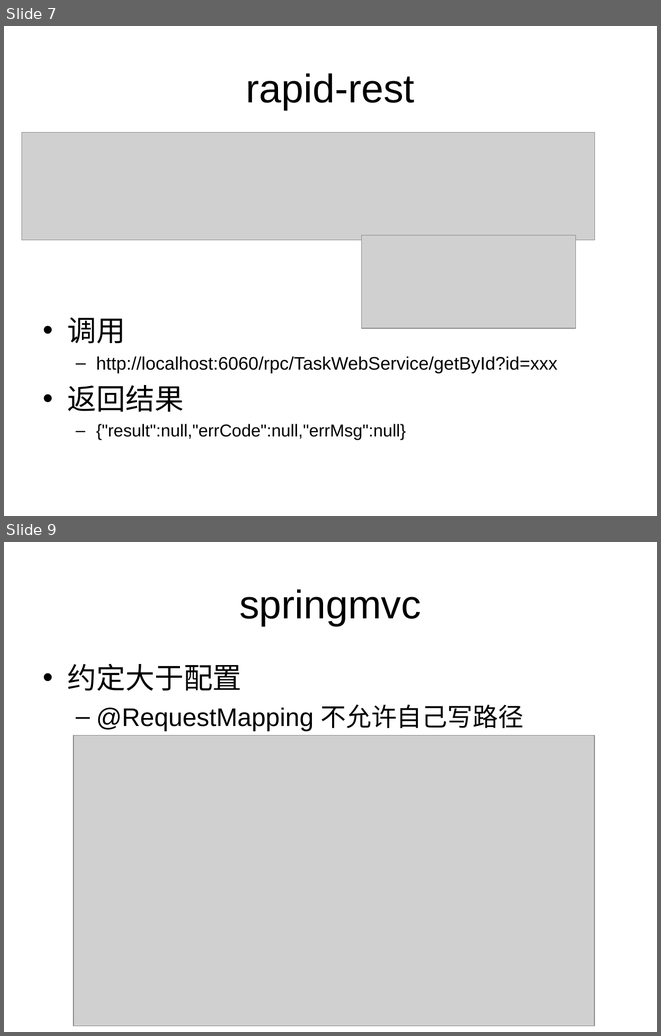
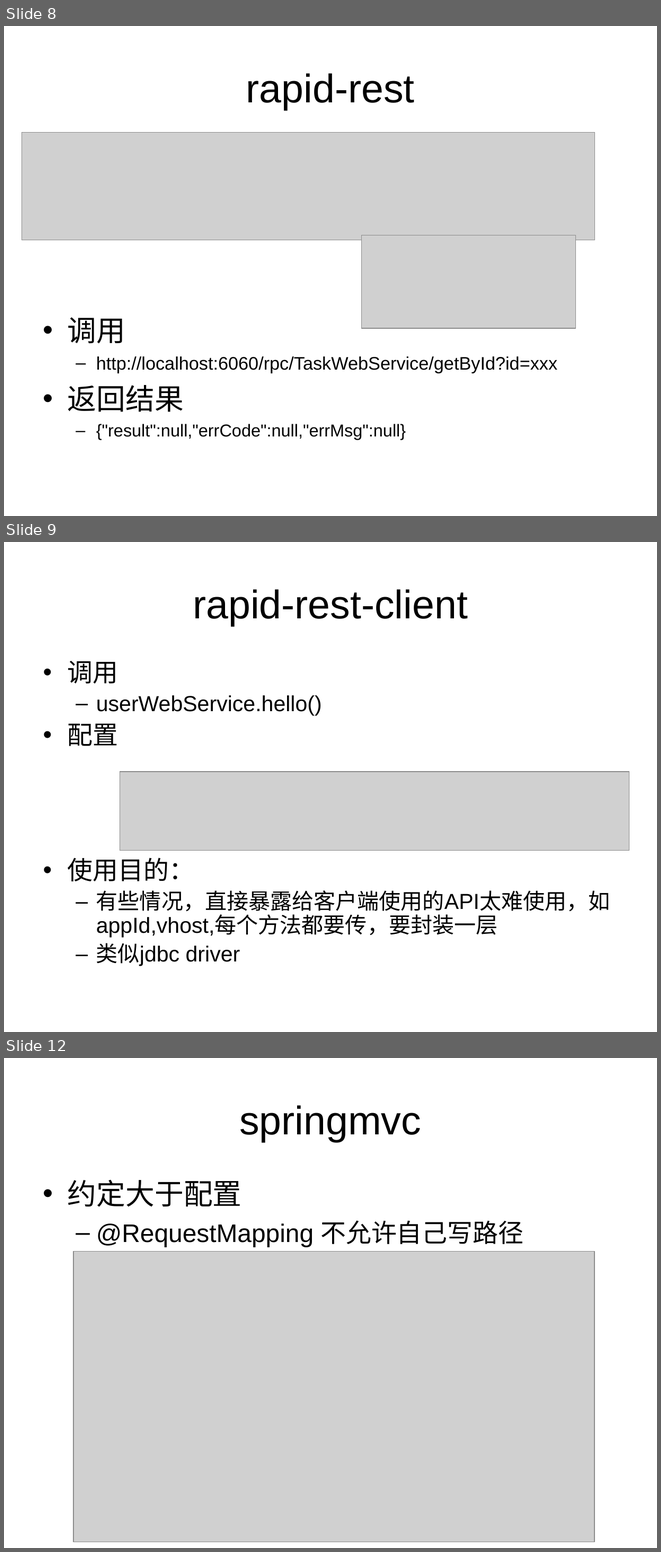
Before and after one commit to badqiu/archetype, a slide deck: doc/培训文档/rapid脚手架项目.ppt. Shown one above the other, each under a label of ours: slides 7 and 9 before the commit, slides 8, 9 and 12 after it; the slides between them are not shown. The pictures are 661x1036 and 661x1552 pixels, drawn with LibreOffice and Linux fonts; fonts in the diff are those of the drawing; grey boxes stand for pictures. Boxes give left, top, right and bottom in pixels: in the first picture for what was removed or moved away, otherwise in the second. Text is boxed around its words. In the diff, an @@ line names an element or a change of style, - is before the commit and + after.

```diff
--- a/doc/培训文档/rapid脚手架项目.ppt
+++ b/doc/培训文档/rapid脚手架项目.ppt
@@ slide 9 added at [4,542,657,1032], background #FFFFFF @@
@@ title added at [193,589,468,626], 44 pt, text #000000 @@
+rapid-rest-client
@@ text added at [68,661,610,966], 24 pt, text #000000 @@
+• 调用
+  – userWebService.hello()
+• 配置
+• 使用目的：
+  – 有些情况，直接暴露给客户端使用的API太难使用，如appId,vhost,每个方法都要传，要封装一层
+  – 类似jdbc driver
@@ picture added at [120,771,629,850] @@
@@ what was slide 7 is now slide 8 @@
@@ what was slide 9 is now slide 12 @@
```
Also in this commit, not shown: 7 slides changed, 2 other slides added, 3 other files.
